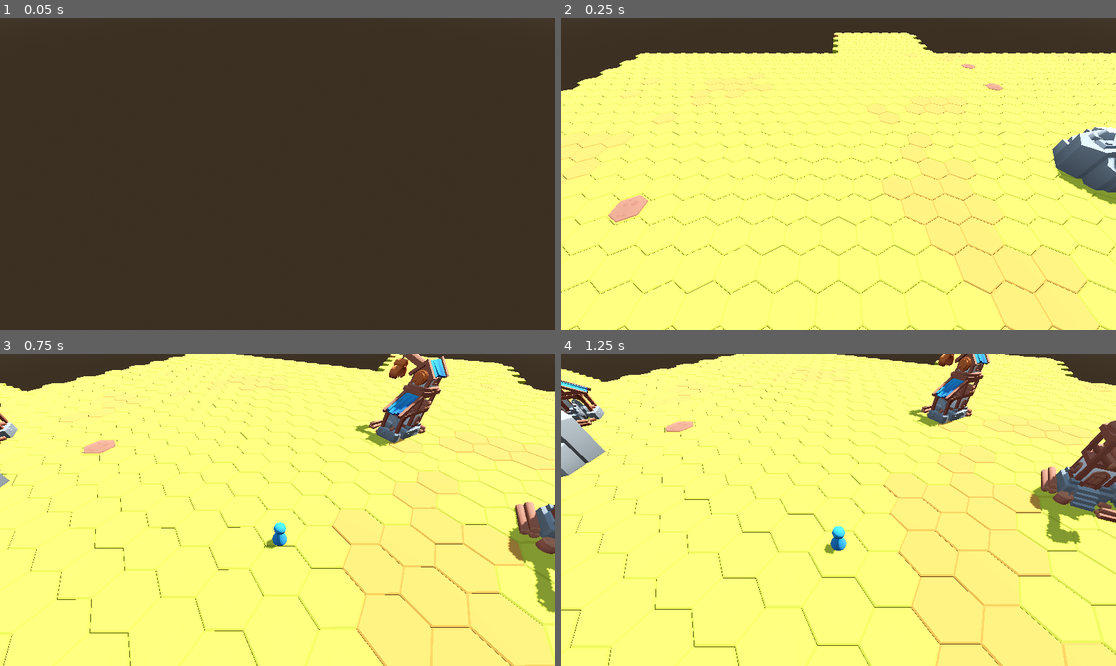
Above: before the commit, frames 1-4 (two rows, left to right).
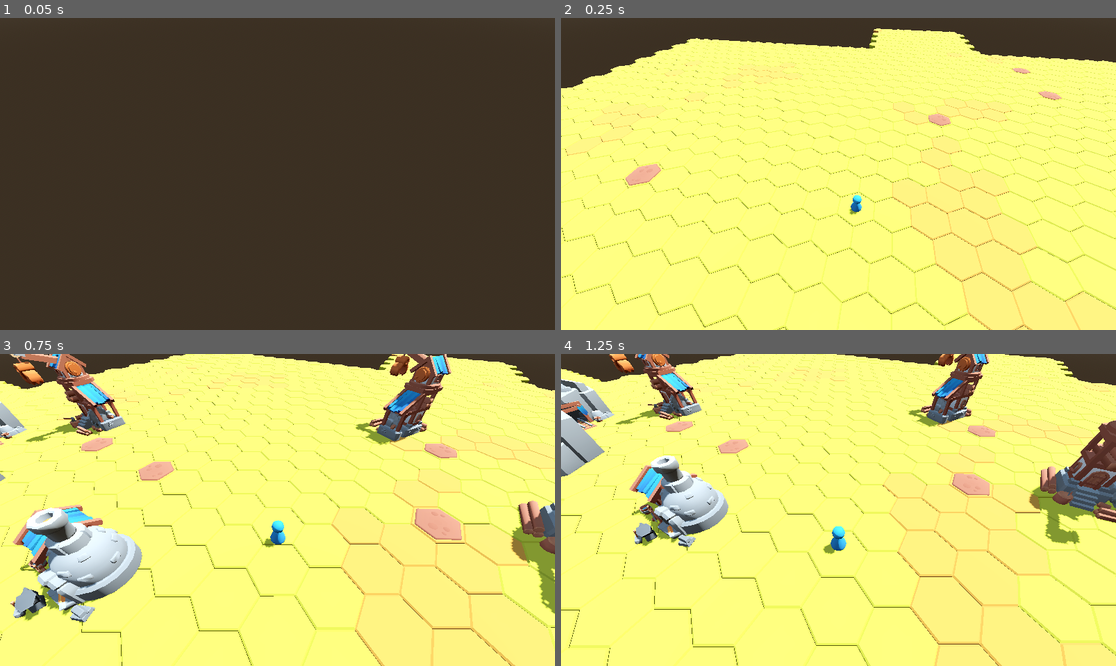
Above: after the commit, the same moments.

Repository: torbenvanassche/hexes_and_alchemy
Game: Godot game, scene res://scenes/root.tscn
The game is run twice, just before and just after one commit, with the same random seed, the same clock (stepped at 60 frames per second) and the same inputs.
Inputs (mouse positions are in pixels of both pictures, inside the frame that each line leads up to):
- Up to frame 1 (0.05 s): no input
- Up to frame 2 (0.25 s): no input
- Up to frame 3 (0.75 s): tap Enter at 0.5 s; move the mouse to (399, 494) at 0.52 s; hold S (camera_pan_backward) from 0.53 s (still down); click (399, 494) at 0.67 s
- Up to frame 4 (1.25 s): keep holding S (camera_pan_backward)

Frame 1 is identical in both runs. In frame 2, 17% of the frame differs, in the area x 0-100%, y 3-100%; in frame 3, 21%, in the area x 0-100%, y 0-100%; in frame 4, 9.4%.

Commit message:
working on spawn fix

Diff:
--- a/resources/structure_info/blacksmith.tres
+++ b/resources/structure_info/blacksmith.tres
@@ -4,15 +4,14 @@
 [ext_resource type="Script" uid="uid://btydeamnhd6x" path="res://scripts/structures/structure_info.gd" id="2_358qt"]
 
 [sub_resource type="Curve" id="Curve_6408v"]
-_limits = [0.0, 20.0, 0.0, 50.0]
-_data = [Vector2(9, 0), 0.0, 0.07317074, 0, 1, Vector2(50, 3), 0.07317074, 0.0, 1, 0]
-point_count = 2
+_limits = [0.0, 5.0, 0.0, 50.0]
+_data = [Vector2(11, 0), 0.0, 1.0, 0, 1, Vector2(12, 1), 1.0, 0.05263158, 1, 1, Vector2(50, 3), 0.061147325, 0.0, 1, 0]
+point_count = 3
 
 [resource]
 script = ExtResource("2_358qt")
 max_per_region_size = SubResource("Curve_6408v")
 required_space_radius = 1
-minimum_distance_from_other_structures = 8
 packed_scene = ExtResource("1_3vb8w")
 type = 4
 metadata/_custom_type_script = "uid://btydeamnhd6x"
--- a/resources/structure_info/dirt.tres
+++ b/resources/structure_info/dirt.tres
@@ -5,12 +5,13 @@
 
 [sub_resource type="Curve" id="Curve_nqdss"]
 _limits = [0.0, 20.0, 0.0, 50.0]
-_data = [Vector2(9, 0), 0.0, 0.07317074, 0, 1, Vector2(50, 3), 0.07317074, 0.0, 1, 0]
+_data = [Vector2(15, 0), 0.0, 0.22857143, 0, 1, Vector2(50, 8), 0.22857143, 0.0, 1, 0]
 point_count = 2
 
 [resource]
 script = ExtResource("2_wbcrx")
 max_per_region_size = SubResource("Curve_nqdss")
+minimum_distance_from_other_structures = 2
 packed_scene = ExtResource("1_3mjya")
 type = 4
 metadata/_custom_type_script = "uid://btydeamnhd6x"
--- a/resources/structure_info/docks.tres
+++ /dev/null
@@ -1,16 +0,0 @@
-[gd_resource type="Resource" script_class="StructureInfo" format=3 uid="uid://ca872wj8qj2b0"]
-
-[ext_resource type="Script" uid="uid://btydeamnhd6x" path="res://scripts/structures/structure_info.gd" id="1_00q23"]
-[ext_resource type="PackedScene" uid="uid://bwsehh0yb5wlp" path="res://scenes/tops/docks.tscn" id="1_b7wi8"]
-
-[sub_resource type="Curve" id="Curve_b3msi"]
-_limits = [0.0, 5.0, 0.0, 50.0]
-_data = [Vector2(0, 0), 0.0, 0.1, 0, 1, Vector2(50, 5), 0.1, 0.0, 1, 0]
-point_count = 2
-
-[resource]
-script = ExtResource("1_00q23")
-max_per_region_size = SubResource("Curve_b3msi")
-packed_scene = ExtResource("1_b7wi8")
-type = 4
-metadata/_custom_type_script = "uid://btydeamnhd6x"
--- a/resources/structure_info/ladder.tres
+++ b/resources/structure_info/ladder.tres
@@ -12,6 +12,7 @@
 [resource]
 script = ExtResource("1_3smpn")
 max_per_region_size = SubResource("Curve_3smpn")
+minimum_distance_from_other_structures = 0
 interaction_script = ExtResource("1_6c4l8")
 packed_scene = ExtResource("1_pa0ai")
 metadata/_custom_type_script = "uid://btydeamnhd6x"
--- a/resources/structure_info/lumbermill.tres
+++ b/resources/structure_info/lumbermill.tres
@@ -12,6 +12,5 @@
 script = ExtResource("1_3gjmt")
 max_per_region_size = SubResource("Curve_3gjmt")
 required_space_radius = 1
-minimum_distance_from_other_structures = 8
 packed_scene = ExtResource("1_foprr")
 metadata/_custom_type_script = "uid://btydeamnhd6x"
--- a/resources/structure_info/shipyard.tres
+++ b/resources/structure_info/shipyard.tres
@@ -5,12 +5,13 @@
 
 [sub_resource type="Curve" id="Curve_w4c20"]
 _limits = [0.0, 20.0, 0.0, 50.0]
-_data = [Vector2(9, 0), 0.0, 0.07317074, 0, 1, Vector2(50, 3), 0.07317074, 0.0, 1, 0]
+_data = [Vector2(9, 1), 0.0, 0.18181819, 0, 1, Vector2(20, 3), 0.18181819, 0.0, 1, 0]
 point_count = 2
 
 [resource]
 script = ExtResource("2_5ti1k")
 max_per_region_size = SubResource("Curve_w4c20")
 required_space_radius = 1
+minimum_distance_from_other_structures = 2
 packed_scene = ExtResource("1_sayrl")
 metadata/_custom_type_script = "uid://btydeamnhd6x"
--- a/resources/structure_info/spawnable_mine.tres
+++ b/resources/structure_info/spawnable_mine.tres
@@ -5,15 +5,15 @@
 [ext_resource type="Script" uid="uid://btydeamnhd6x" path="res://scripts/structures/structure_info.gd" id="3_gi0i3"]
 
 [sub_resource type="Curve" id="Curve_nqdss"]
-_limits = [0.0, 20.0, 0.0, 50.0]
-_data = [Vector2(15, 1), 0.0, 0.08571429, 0, 1, Vector2(50, 4), 0.08571429, 0.0, 1, 0]
+_limits = [0.0, 5.0, 0.0, 50.0]
+_data = [Vector2(15, 1), 0.0, 0.12, 0, 1, Vector2(40, 4), 0.12, 0.0, 1, 0]
 point_count = 2
 
 [resource]
 script = ExtResource("3_gi0i3")
 max_per_region_size = SubResource("Curve_nqdss")
 required_space_radius = 1
-minimum_distance_from_other_structures = 6
+minimum_distance_from_other_structures = 3
 spawn_weight = 0.5
 interaction_script = ExtResource("1_naaes")
 id = "spawnable_mines"
--- a/scripts/hex_system/base/region_instance.gd
+++ b/scripts/hex_system/base/region_instance.gd
@@ -31,6 +31,13 @@
 		if s == pInfo:
 			count += 1
 	return count
+
+func render_debug_region() -> void:
+	var clr := Color(randf_range(0, 1), randf_range(0, 1), randf_range(0, 1));
+	for hex: HexBase in hexes.values():
+		var mat := StandardMaterial3D.new();
+		mat.albedo_color = clr;
+		hex.ground_mesh.material_override = mat;
 
 func _pick_structure() -> StructureInfo:
 	var total_weight := info.structure_fail_weight
